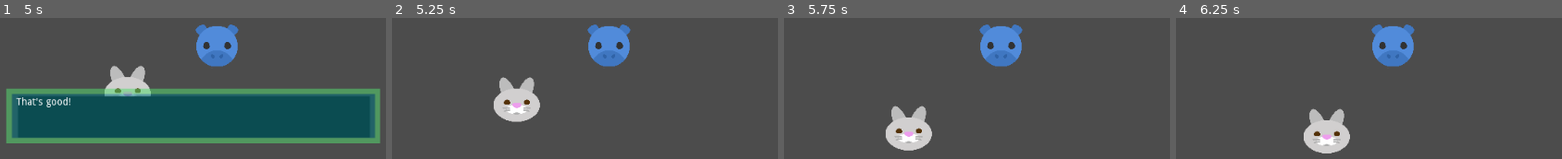
Above: before the commit, frames 1-4 (left to right).
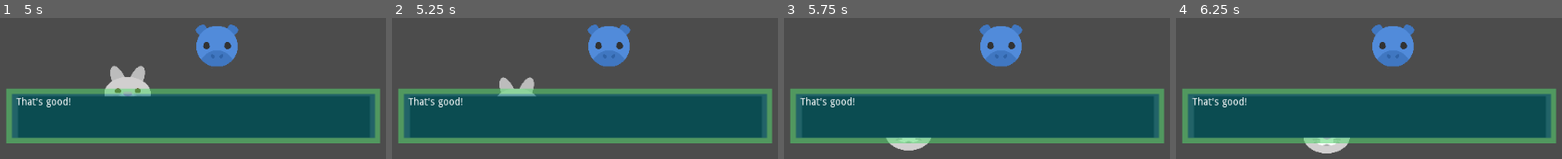
Above: after the commit, the same moments.

Repository: ryugold777/Godot_Interaction_With_Demo
Game: Godot game, scene res://Interacao.tscn
Two runs of this game, one before a commit and one after it. Both use one fixed random seed, a clock stepped at 60 frames per second and the inputs below.
Inputs:
- Up to frame 1 (5 s): tap Enter (ui_accept) at 0.5, 0.6, 0.77, 1.07, 1.35, 1.52, 1.82, 2.1, 2.85, 3.02, 3.32, 3.6, 3.77, 4.07, 4.35, 4.52, 4.82 s; hold Right (ui_right) 0.53-1.28 s; hold Down (ui_down) 1.28-2.03 s; hold Right (ui_right) 2.03-2.78 s; hold Up (ui_up) 2.78-3.53 s; hold Left (ui_left) from 3.53 s (still down)
- Up to frame 2 (5.25 s): release Left (ui_left) at 5.03 s; hold Down (ui_down) from 5.03 s (still down); tap Enter (ui_accept) at 5.1 s
- Up to frame 3 (5.75 s): keep holding Down (ui_down)
- Up to frame 4 (6.25 s): release Down (ui_down) at 5.78 s; hold Right (ui_right) from 5.78 s (still down); tap Enter (ui_accept) at 5.85, 6.02 s

Frame 1 is identical in both runs. In frame 2, 37% of the frame differs, in the area x 1-99%, y 50-89%; in frame 3, 37%; in frame 4, 37%.

Commit message:
Update area_char_2.gd

Diff:
--- a/area_char_2.gd
+++ b/area_char_2.gd
@@ -5,7 +5,7 @@
 # um variável para ele parar quando estiver interagindo.                      #
 #                                                                             #
 # Autor: Gold Angel                                                           #
-# Data: Dias 08/09/20 de Janeiro de 2023, 02:21                               #
+# Data: Dias 08/09/20 de Janeiro de 2023, 02:26                               #
 # Agradecimentos/Thanks to KoBeWi                                             #
 ###############################################################################
 
@@ -16,7 +16,7 @@
 var colisao_player = false
 var primeira_pagina = true
 var finalizar_texto
-				 #page 0              #page 1
+		      #page 0              #page 1              #page 2
 var mensagem = ["Hello! How are you?", "Good adfasdasdasdas", "That's good!"]
 onready var texto_mensagem = get_parent().get_node("area_char_2/message_box/message")
 onready var exibir_caixa_mensagem = get_parent().get_node("area_char_2/message_box")
@@ -76,9 +76,8 @@
 		$sound.stream_paused = true
 		hide_message()
 		$sound.stop()
-		yield(get_tree().create_timer(0.3), "timeout")
+		finalizar_texto = false
 		primeira_pagina = true
-		finalizar_texto = false
 
 func _physics_process(_delta):
 	interacao()
